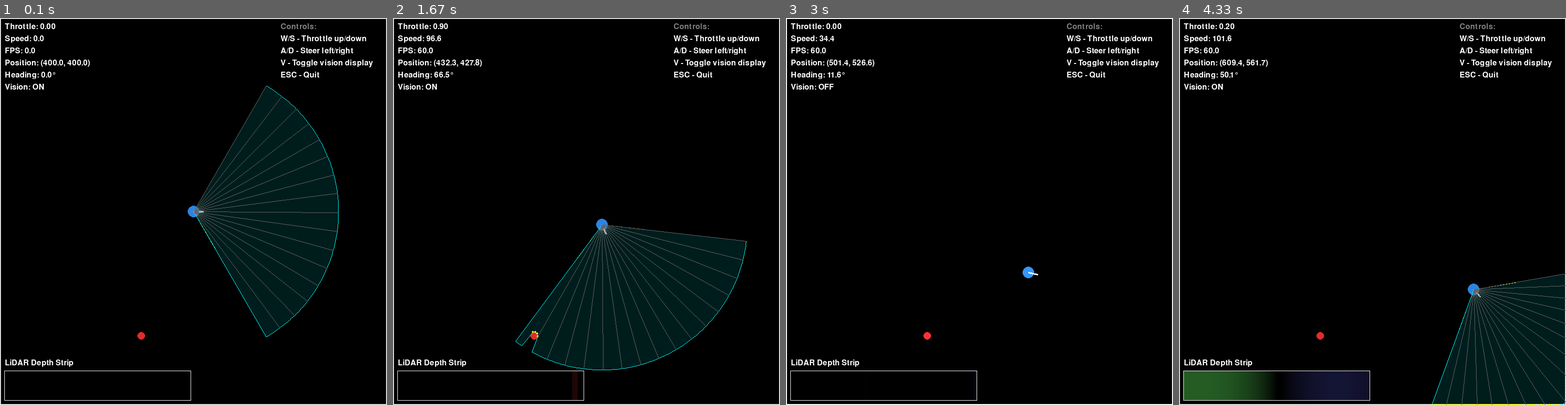
Above: before the commit, frames 1-4 (left to right).
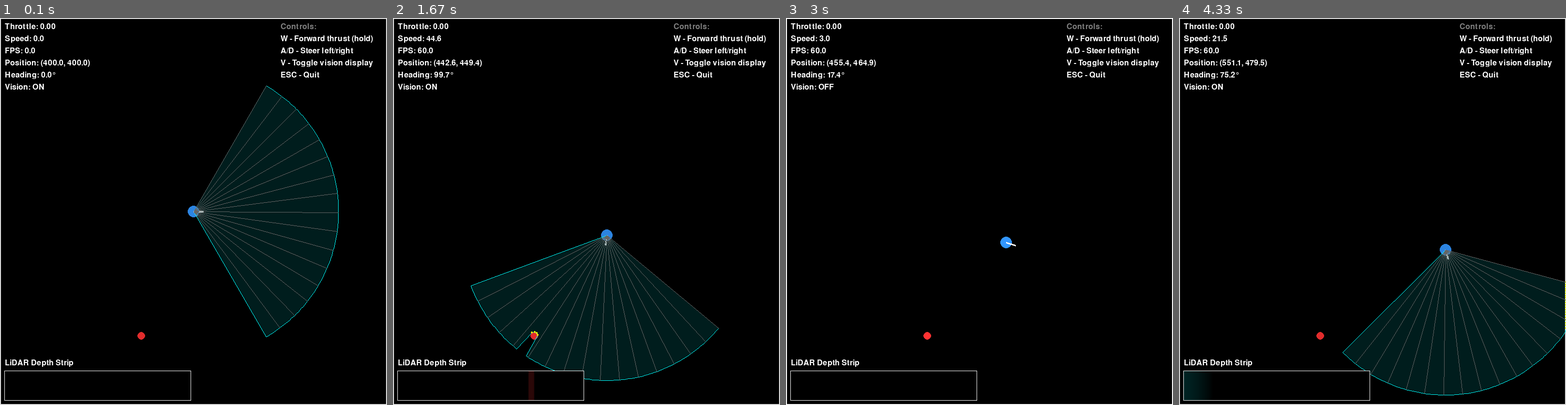
Above: after the commit, the same moments.

Repository: jdAlcorn/food_finder_sim
Game: pygame game, started from simulation.py
Same seed, same stepped clock (60 frames per second), same inputs: the game is played once before the commit and once after it.
Inputs:
- Up to frame 1 (0.1 s): no input
- Up to frame 2 (1.67 s): hold D 0.33-0.8 s; hold W 0.83-1.13 s; hold D 1.17-1.63 s
- Up to frame 3 (3 s): hold A 1.67-2.2 s; tap V at 1.82 s; hold S 2.23-2.53 s; hold A 2.57-2.97 s
- Up to frame 4 (4.33 s): hold W 3-3.37 s; tap V at 3.15 s; hold D 3.4-4.03 s; hold S from 4.07 s (still down)

The runs differ from the first frame. In frame 1, 0.2% of the frame differs, in the area x 51-97%, y 4-60%; in frame 2, 11%; in frame 3, 0.5%; in frame 4, 14%, in the area x 1-100%, y 1-100%.

Commit message:
Change throttle controls and speeds.

Diff:
--- a/simulation.py
+++ b/simulation.py
@@ -21,8 +21,8 @@
 
 # Agent constants
 AGENT_RADIUS = 12
-AGENT_MAX_THRUST = 300.0  # pixels/s²
-AGENT_MAX_TURN_ACCEL = 8.0  # rad/s²
+AGENT_MAX_THRUST = 600.0  # pixels/s²
+AGENT_MAX_TURN_ACCEL = 12.0  # rad/s²
 AGENT_LINEAR_DRAG = 2.0
 AGENT_ANGULAR_DRAG = 5.0
 WALL_RESTITUTION = 0.6
@@ -58,11 +58,8 @@
         self.throttle = 0.0  # 0 to 1
 
     def update(self, dt, steer_input, throttle_input):
-        # Update throttle based on input
-        if throttle_input > 0:
-            self.throttle = min(1.0, self.throttle + 3.0 * dt)
-        elif throttle_input < 0:
-            self.throttle = max(0.0, self.throttle - 3.0 * dt)
+        # Direct throttle control - only apply force while key is held
+        self.throttle = max(0.0, throttle_input)  # throttle_input is 0 or 1
 
         # Forward direction
         fx = math.cos(self.theta)
@@ -183,8 +180,6 @@
     seg_y = p2_y - p1_y
 
     # Vector from segment start to ray origin
-    #h_x = origin_x - p1_x
-    #h_y = origin_y - p1_y
     h_x = p1_x - origin_x
     h_y = p1_y - origin_y
 
@@ -196,7 +191,6 @@
 
     f = 1.0 / a
     s = f * (h_x * seg_y - h_y * seg_x)
-    #t = f * (dir_x * h_y - dir_y * h_x)
     t = f * (h_x * dir_y - h_y * dir_x)
 
     # More robust checks: s must be positive (forward ray) and t must be in [0,1] (on segment)
@@ -217,10 +211,10 @@
 
     # Check wall intersections (4 segments) with different colors for debugging
     walls = [
-        (0, 0, WINDOW_WIDTH, 0, (255, 100, 100)),  # Top wall - Red
-        (WINDOW_WIDTH, 0, WINDOW_WIDTH, WINDOW_HEIGHT, (100, 255, 100)),  # Right wall - Green
-        (WINDOW_WIDTH, WINDOW_HEIGHT, 0, WINDOW_HEIGHT, (100, 100, 255)),  # Bottom wall - Blue
-        (0, WINDOW_HEIGHT, 0, 0, (255, 255, 100))  # Left wall - Yellow
+        (0, 0, WINDOW_WIDTH, 0, (255, 255, 255)),  # Top wall - White
+        (WINDOW_WIDTH, 0, WINDOW_WIDTH, WINDOW_HEIGHT, (0, 255, 255)),  # Right wall - Cyan
+        (WINDOW_WIDTH, WINDOW_HEIGHT, 0, WINDOW_HEIGHT, (255, 0, 255)),  # Bottom wall - Magenta
+        (0, WINDOW_HEIGHT, 0, 0, (255, 165, 0))  # Left wall - Orange
     ]
 
     for wall_idx, (p1_x, p1_y, p2_x, p2_y, wall_color) in enumerate(walls):
@@ -345,8 +339,8 @@
     right_y = agent.y + cone_length * math.sin(right_angle)
 
     # Draw FOV cone lines
-    pygame.draw.line(screen, YELLOW, (agent.x, agent.y), (left_x, left_y), 1)
-    pygame.draw.line(screen, YELLOW, (agent.x, agent.y), (right_x, right_y), 1)
+    #pygame.draw.line(screen, YELLOW, (agent.x, agent.y), (left_x, left_y), 1)
+    #pygame.draw.line(screen, YELLOW, (agent.x, agent.y), (right_x, right_y), 1)
 
     # Draw visible region polygon
     if len(hit_points) > 0:
@@ -426,7 +420,7 @@
     # Controls
     controls = [
         "Controls:",
-        "W/S - Throttle up/down",
+        "W - Forward thrust (hold)",
         "A/D - Steer left/right",
         "V - Toggle vision display",
         "ESC - Quit"
@@ -469,12 +463,10 @@
         # Handle continuous input
         keys = pygame.key.get_pressed()
 
-        # Throttle input
+        # Throttle input - direct control (0 or 1)
         throttle_input = 0
         if keys[pygame.K_w]:
             throttle_input = 1
-        elif keys[pygame.K_s]:
-            throttle_input = -1
 
         # Steering input
         steer_input = 0
